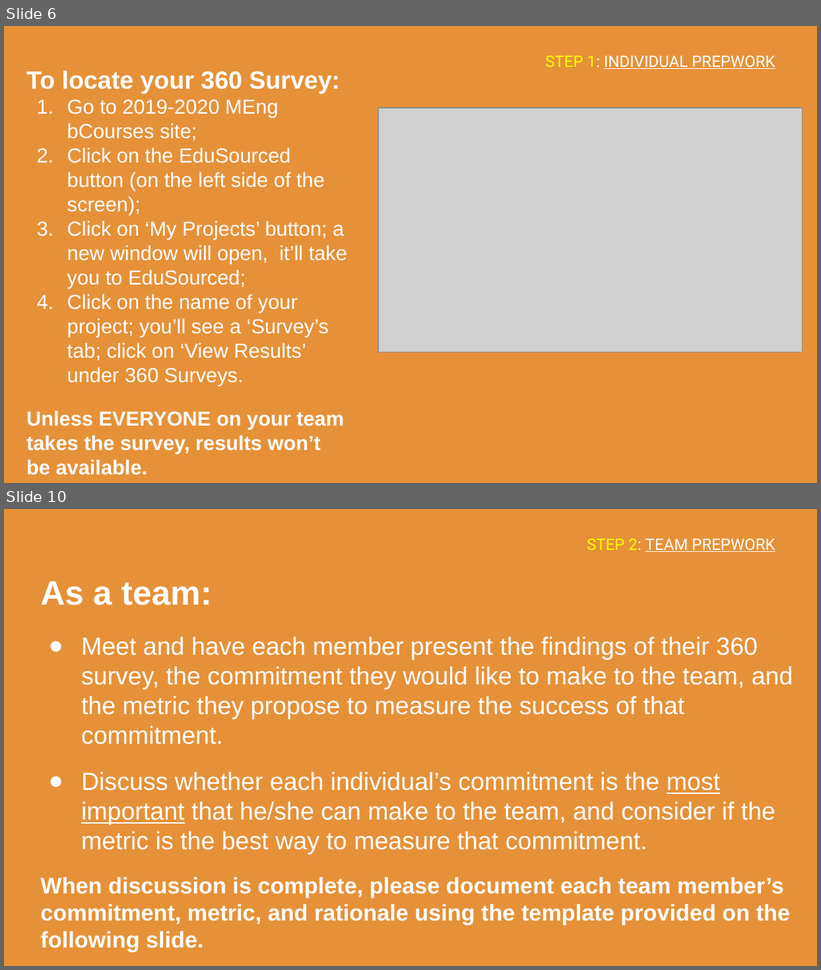
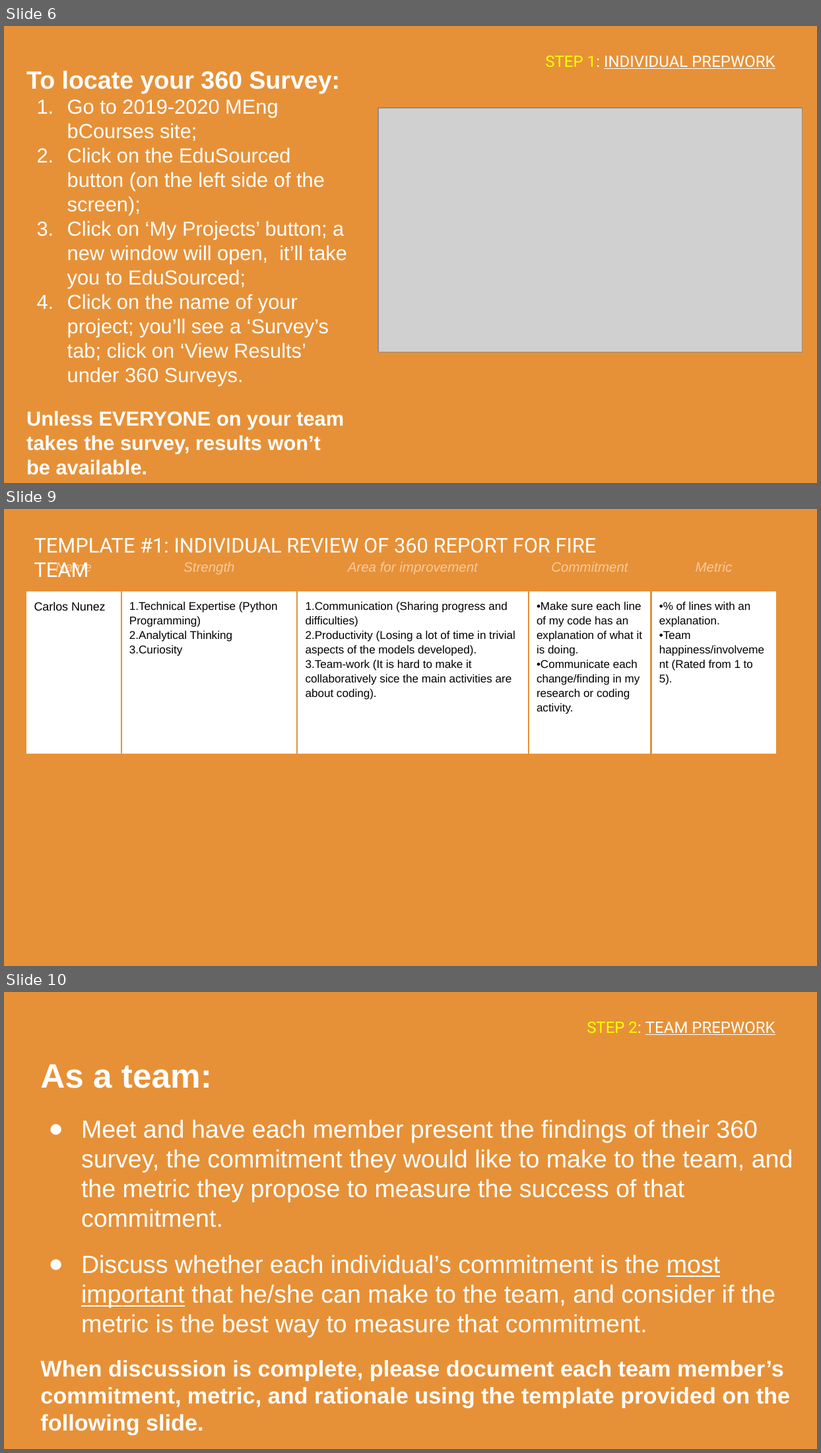
Before and after one commit to carlosnunezc94/Fire_Technologies, a slide deck: ENGIN_270K_Coaching/Module_1/E270K_Module_1.pptx. Shown one above the other, each under a label of ours: slides 6 and 10 before the commit, slides 6, 9 and 10 after it; the slides between them are not shown. The pictures are 821x970 and 821x1453 pixels, drawn with LibreOffice and Linux fonts; fonts in the diff are those of the drawing; grey boxes stand for pictures. Boxes give left, top, right and bottom in pixels: in the first picture for what was removed or moved away, otherwise in the second. Text is boxed around its words. In the diff, an @@ line names an element or a change of style, - is before the commit and + after.

```diff
--- a/ENGIN_270K_Coaching/Module_1/E270K_Module_1.pptx
+++ b/ENGIN_270K_Coaching/Module_1/E270K_Module_1.pptx
@@ slide 9 added at (4, 509, 817, 966), background #E69138 @@
@@ title added at (34, 538, 597, 553), 18 pt, text #FFFFFF @@
+TEMPLATE #1: INDIVIDUAL REVIEW OF 360 REPORT FOR FIRE TEAM
@@ table added at (26, 551, 776, 818), 2 rows, 5 columns @@
+Name | Strength | Area for improvement | Commitment | Metric
+Carlos Nunez | 1.Technical Expertise (Python Programming) / 2.Analytical Thinking / 3.Curiosity | 1.Communication (Sharing progress and difficulties) / 2.Productivity (Losing a lot of time in trivial aspects of the models developed). / 3.Team-work (It is hard to make it collaboratively sice the main activities are about coding). | •Make sure each line of my code has an explanation of what it is doing. / •Communicate each change/finding in my research or coding activity. | •% of lines with an explanation. / •Team happiness/involvement (Rated from 1 to 5).
```
Also in this commit, not shown: 4 slides changed, 1 other slide added, 5 slides removed.
